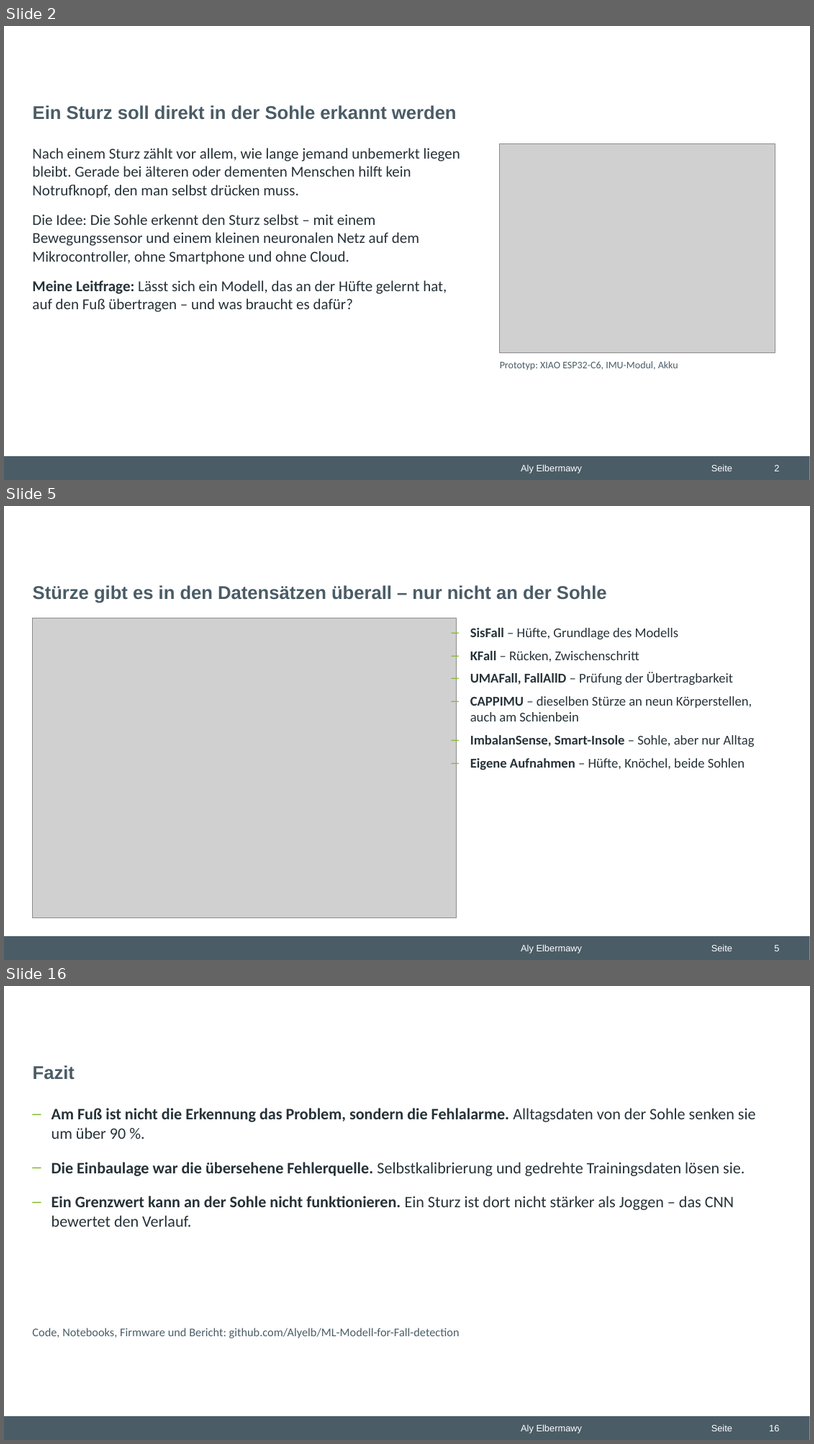
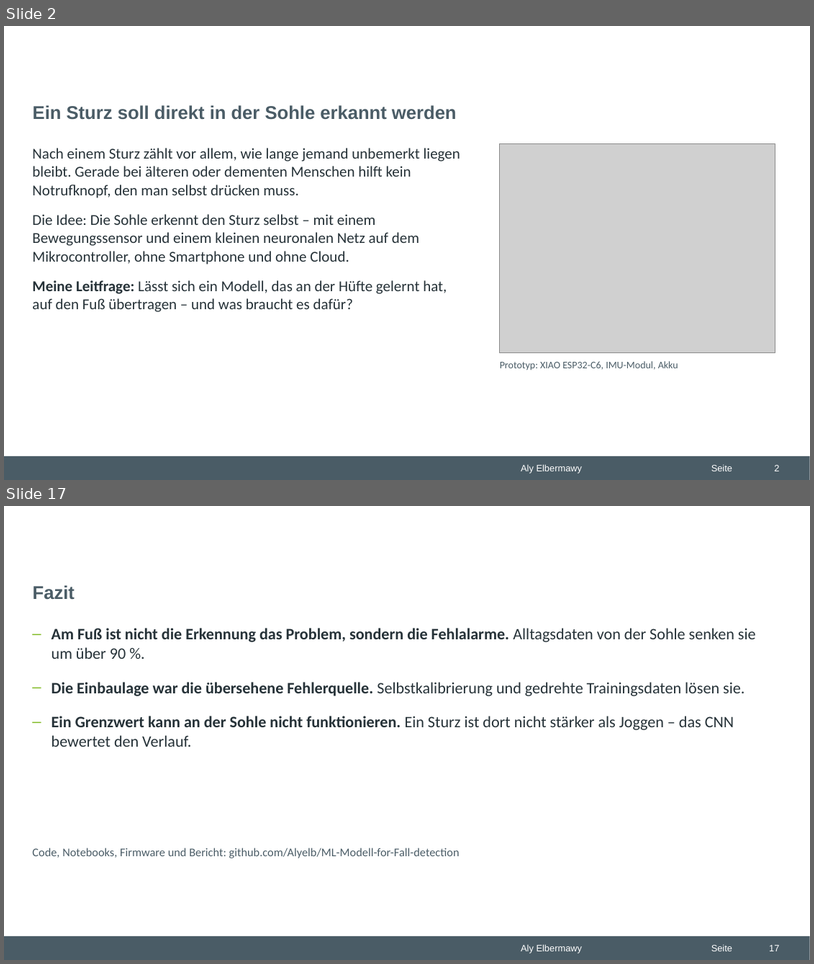
Before and after one commit to Alyelb/ML-Modell-for-Fall-detection, a slide deck: praesentation/2_Projekt_Sturzerkennung.pptx. Shown one above the other, each under a label of ours: slides 2, 5 and 16 before the commit, slides 2 and 17 after it; the slides between them are not shown. The pictures are 814x1444 and 814x964 pixels, drawn with LibreOffice and Linux fonts; fonts in the diff are those of the drawing; grey boxes stand for pictures; background and template pictures are left out. Boxes give left, top, right and bottom in pixels: in the first picture for what was removed or moved away, otherwise in the second. Text is boxed around its words. In the diff, an @@ line names an element or a change of style, - is before the commit and + after.

```diff
--- a/praesentation/2_Projekt_Sturzerkennung.pptx
+++ b/praesentation/2_Projekt_Sturzerkennung.pptx
@@ slide 5 removed at bbox=[4, 506, 810, 960], background #FFFFFF; not listed: 3 template elements that a slide beside it also shows @@
@@ title removed at bbox=[33, 585, 607, 603] @@
-Stürze gibt es in den Datensätzen überall – nur nicht an der Sohle
@@ picture removed at bbox=[32, 618, 456, 917] @@
@@ text removed at bbox=[471, 628, 755, 770] @@
-– SisFall – Hüfte, Grundlage des Modells
-– KFall – Rücken, Zwischenschritt
-– UMAFall, FallAllD – Prüfung der Übertragbarkeit
-– CAPPIMU – dieselben Stürze an neun Körperstellen, auch am Schienbein
-– ImbalanSense, Smart-Insole – Sohle, aber nur Alltag
-– Eigene Aufnahmen – Hüfte, Knöchel, beide Sohlen
@@ page number removed at bbox=[774, 944, 779, 951] @@
-5
@@ what was slide 16 is now slide 17 @@
@@ page number at bbox=[769, 944, 779, 951]: text changed @@
-16
+17
```
Also in this commit, not shown: 3 slides changed, 11 slides added, 9 other slides removed, 3 other files.
